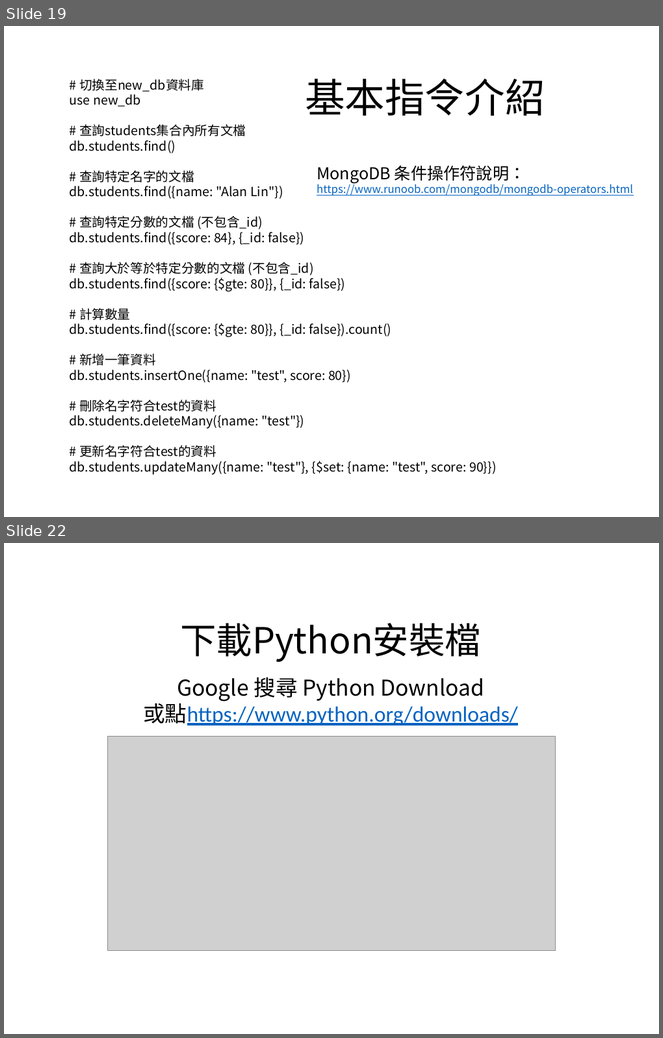
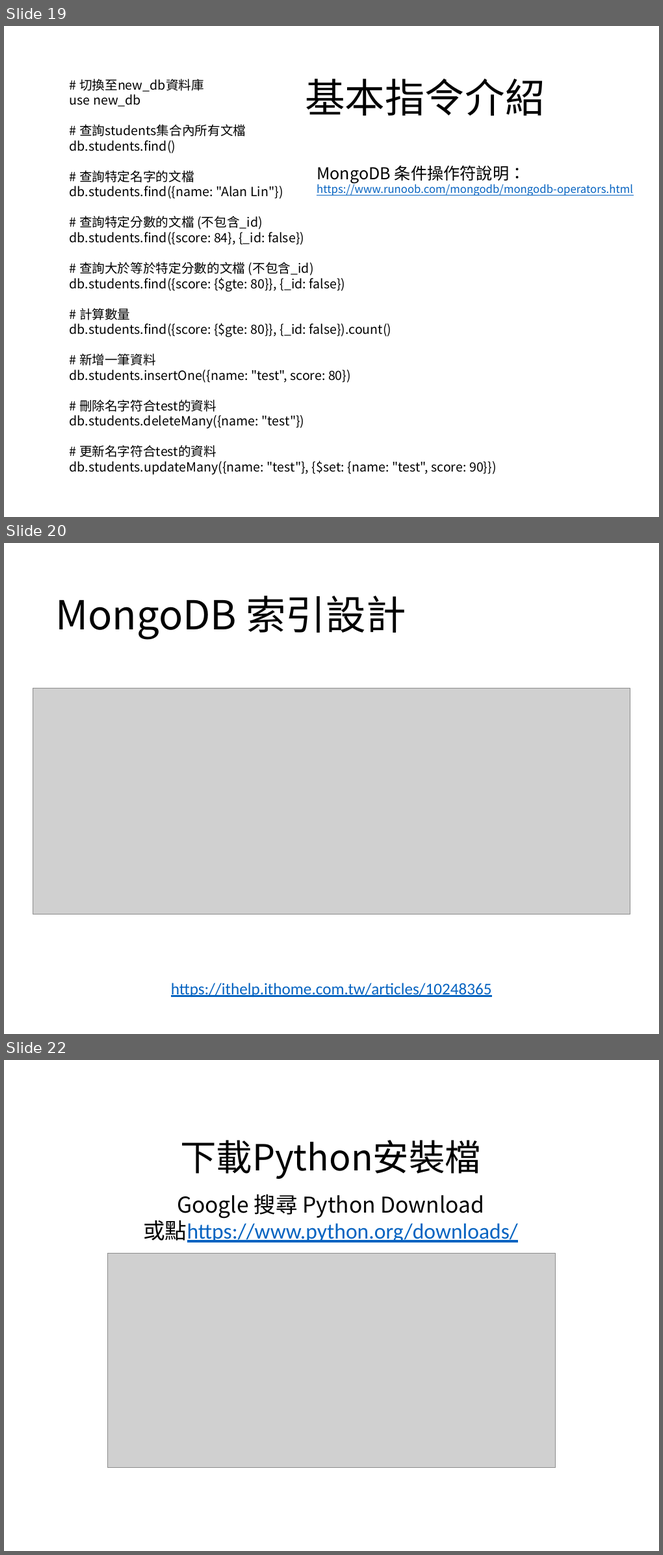
Before and after one commit to kkldream/WebAPI-MongoDB-Flask-basic-tutorial, a slide deck: MongoDB資料庫-基礎教學.pptx. Shown one above the other, each under a label of ours: slides 19 and 22 before the commit, slides 19, 20 and 22 after it; the slides between them are not shown. The pictures are 663x1038 and 663x1555 pixels, drawn with LibreOffice and Linux fonts; fonts in the diff are those of the drawing; grey boxes stand for pictures. Boxes give left, top, right and bottom in pixels: in the first picture for what was removed or moved away, otherwise in the second. Text is boxed around its words. In the diff, an @@ line names an element or a change of style, - is before the commit and + after.

```diff
--- a/MongoDB資料庫-基礎教學.pptx
+++ b/MongoDB資料庫-基礎教學.pptx
@@ slide 20 added at box(4, 543, 659, 1034), background #FFFFFF @@
@@ title added at box(55, 596, 406, 640), 44 pt, text #000000 @@
+MongoDB 索引設計
@@ picture added at box(33, 689, 630, 915) @@
@@ text added at box(171, 983, 492, 997), 18 pt, text #0563C1, underline @@
+https://ithelp.ithome.com.tw/articles/10248365
```
Also in this commit, not shown: 2 slides changed, 1 slide removed.
